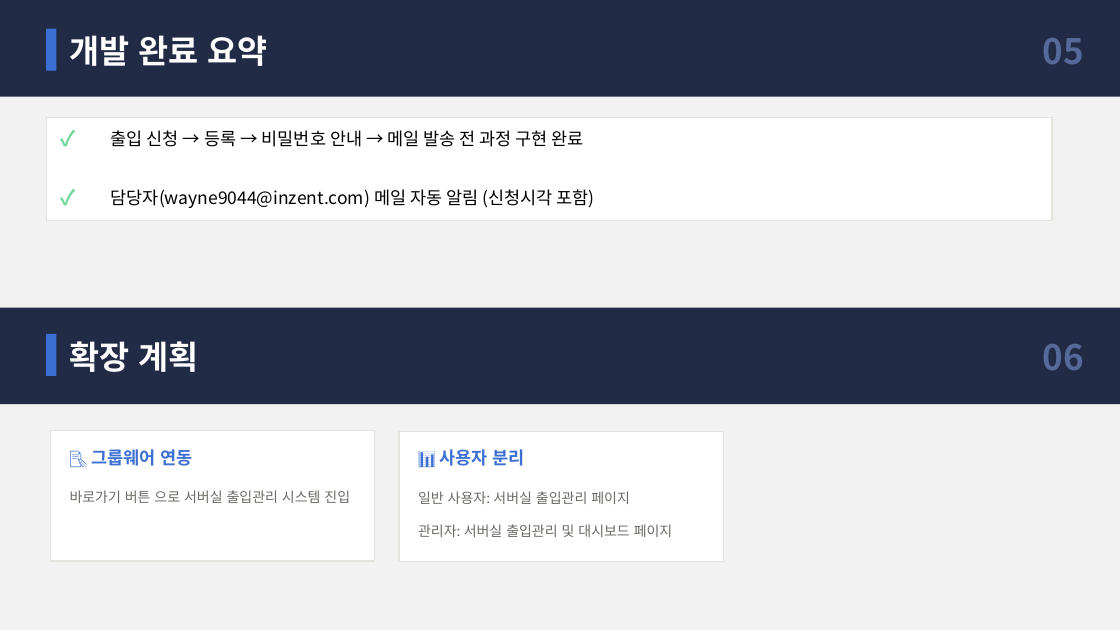
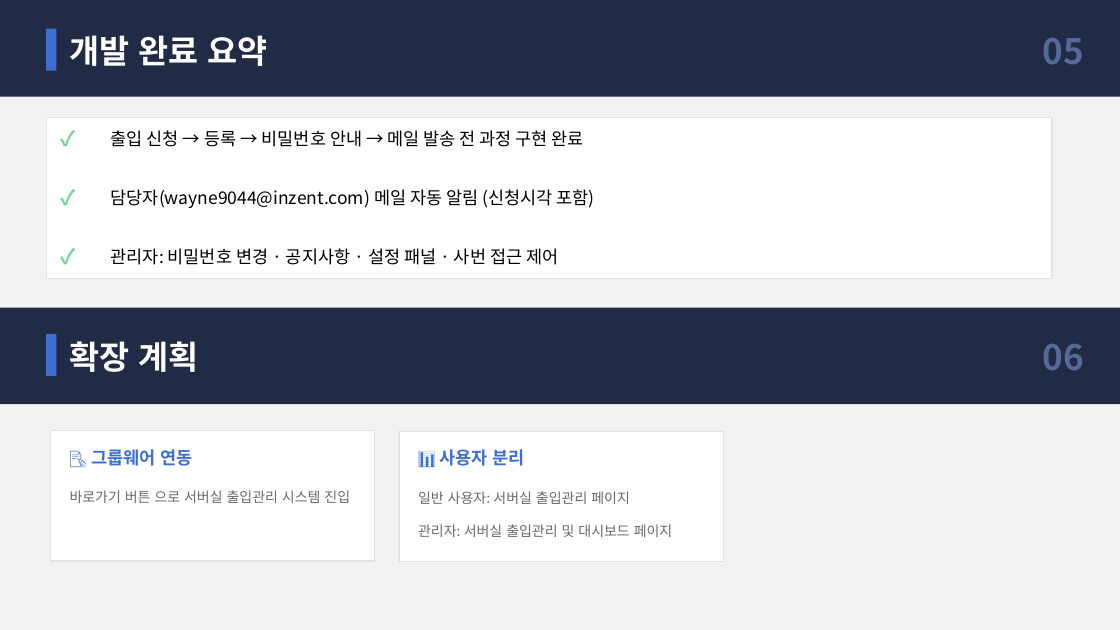
Before and after one commit to inzentibiz/srcAccessMgmt, a slide deck: slide 5 of docs/서버실_출입관리_완료보고.pptx. Drawn at 1120x630 pixels with LibreOffice and Linux fonts; fonts in the diff are those of the drawing. Boxes give left, top, right and bottom in pixels: in the first picture for what was removed or moved away, otherwise in the second. Text is boxed around its words. In the diff, an @@ line names an element or a change of style, - is before the commit and + after.

Commit message:
비밀번호 변경, 공지사항 작성/삭제 추가, 관련 완료 문서 수정

```diff
--- a/docs/서버실_출입관리_완료보고.pptx
+++ b/docs/서버실_출입관리_완료보고.pptx
@@ rectangle: place and size @@
-rectangle at (46, 118, 1053, 220)
+rectangle at (46, 118, 1053, 279)
@@ text added at (58, 234, 108, 280), 18 pt, text #6FD89A, bold @@
+✓
@@ text added at (111, 248, 558, 265), 15 pt, text #000000 @@
+관리자: 비밀번호 변경 · 공지사항 · 설정 패널 · 사번 접근 제어
```
Also in this commit, not shown: 2 other slides changed, 20 other files.
